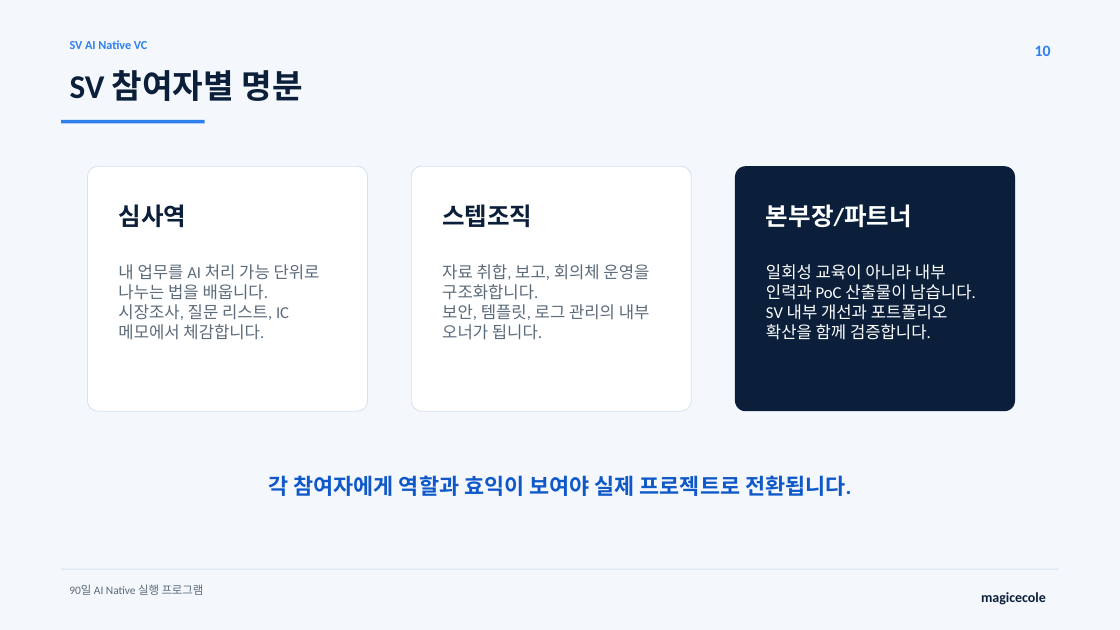
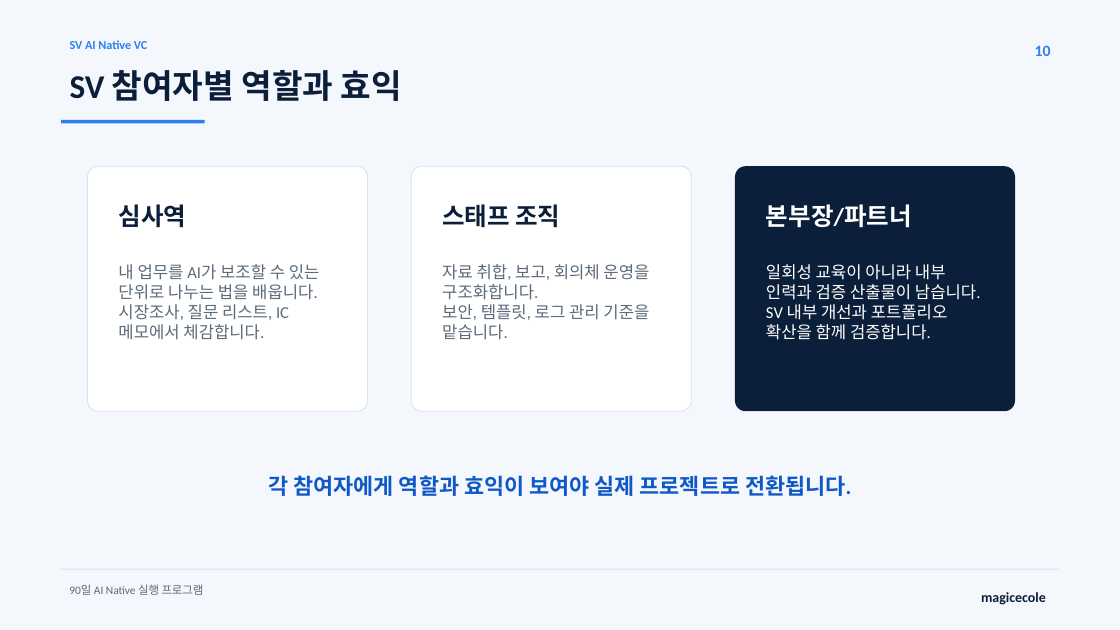
Before and after one commit to MagicecoleAI/svinvest-ai-native-vc-workshop, a slide deck: slide 10 of outputs/SV_AI_Native_90일_실행프로그램.pptx. Drawn at 1120x630 pixels with LibreOffice and Linux fonts; fonts in the diff are those of the drawing. Boxes give left, top, right and bottom in pixels: in the first picture for what was removed or moved away, otherwise in the second. Text is boxed around its words. In the diff, an @@ line names an element or a change of style, - is before the commit and + after.

```diff
--- a/outputs/SV_AI_Native_90일_실행프로그램.pptx
+++ b/outputs/SV_AI_Native_90일_실행프로그램.pptx
@@ text at (70, 70, 402, 101): text changed @@
-SV 참여자별 명분
+SV 참여자별 역할과 효익
@@ text at (442, 204, 560, 228): text changed @@
-스텝조직
+스태프 조직
@@ text at (118, 264, 320, 300): text changed @@
-내 업무를 AI 처리 가능 단위로 나누는 법을 배웁니다.
+내 업무를 AI가 보조할 수 있는 단위로 나누는 법을 배웁니다.
@@ text at (766, 264, 981, 300): text changed @@
-일회성 교육이 아니라 내부 인력과 PoC 산출물이 남습니다.
+일회성 교육이 아니라 내부 인력과 검증 산출물이 남습니다.
@@ text at (442, 304, 649, 340): text changed @@
-보안, 템플릿, 로그 관리의 내부 오너가 됩니다.
+보안, 템플릿, 로그 관리 기준을 맡습니다.
```
Also in this commit, not shown: 9 other slides changed, 1 other file.
